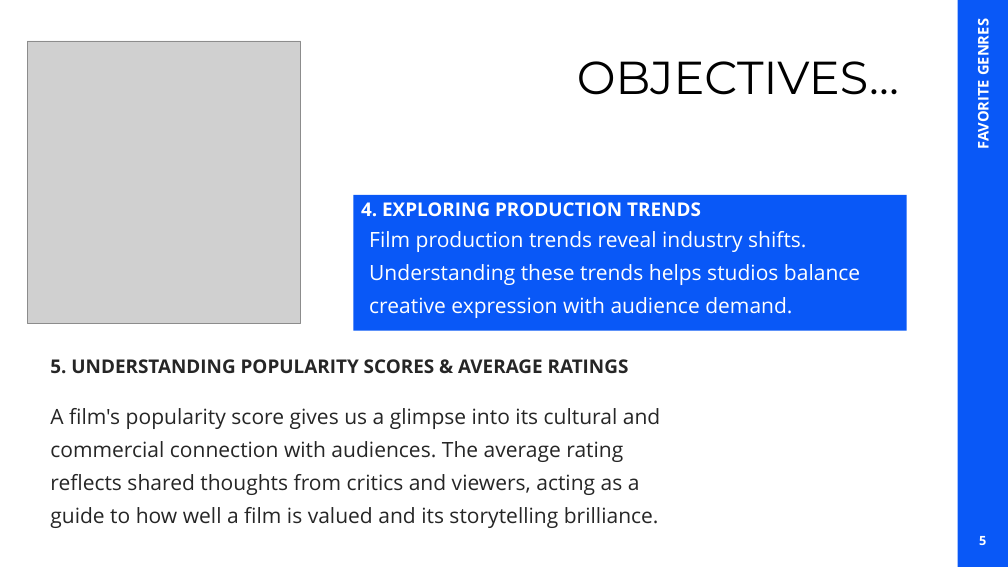
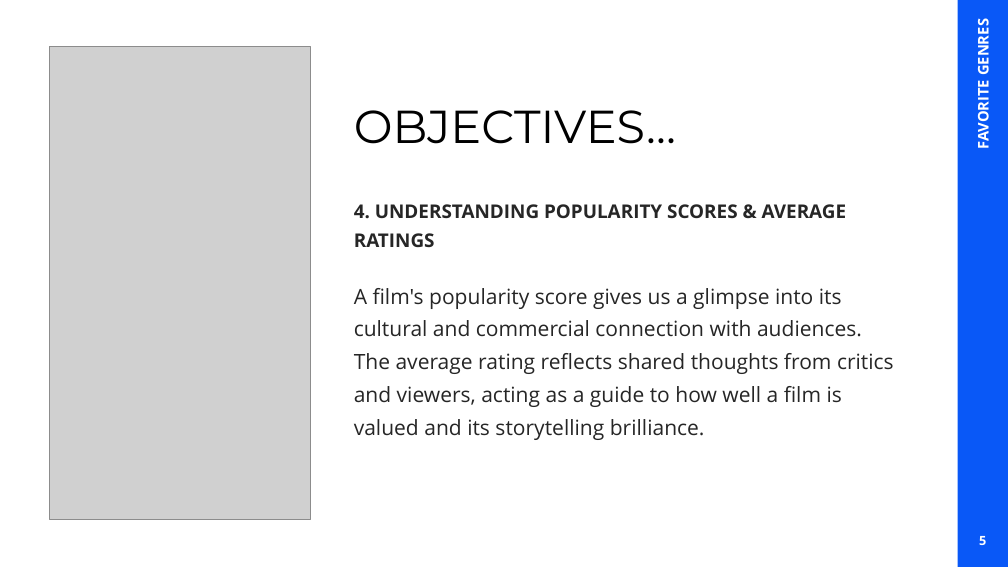
Before and after one commit to mikabenson/PHASE2_PROJECT-inferential-statistics-, a slide deck: slide 5 of Phase 2 Project_Group 5.pptx. Drawn at 1008x567 pixels with LibreOffice and Linux fonts; fonts in the diff are those of the drawing; grey boxes stand for pictures. Boxes give left, top, right and bottom in pixels: in the first picture for what was removed or moved away, otherwise in the second. Text is boxed around its words. In the diff, an @@ line names an element or a change of style, - is before the commit and + after.

```diff
--- a/Phase 2 Project_Group 5.pptx
+++ b/Phase 2 Project_Group 5.pptx
@@ picture: place and size @@
-picture at [27,41,301,324]
+picture at [50,47,312,520]
@@ title "OBJECTIVES…": place and size @@
-title "OBJECTIVES…" at [577,61,899,95]
+title "OBJECTIVES…" at [354,110,676,144]
@@ title "OBJECTIVES…" at [354,110,676,144]: alignment right to left; vertical alignment top to bottom @@
@@ text "4. UNDERSTANDING POPULARITY SCORES & ..." at [354,204,847,247]: vertical alignment bottom to top @@
@@ text at [354,204,847,247]: text changed @@
-5. UNDERSTANDING POPULARITY SCORES & AVERAGE RATINGS
+4. UNDERSTANDING POPULARITY SCORES & AVERAGE RATINGS
@@ rectangle removed at [354,195,907,331] @@
@@ text removed at [361,202,701,217] @@
-4. EXPLORING PRODUCTION TRENDS
@@ text removed at [369,231,860,318] @@
-Film production trends reveal industry shifts. Understanding these trends helps studios balance creative expression with audience demand.
@@ text "A film's popularity score gives ..." rewrapped from [50,408,660,528] to [354,288,894,440] @@
```
Also in this commit, not shown: 1 other slide changed, 2 slides removed, 9 other files.
